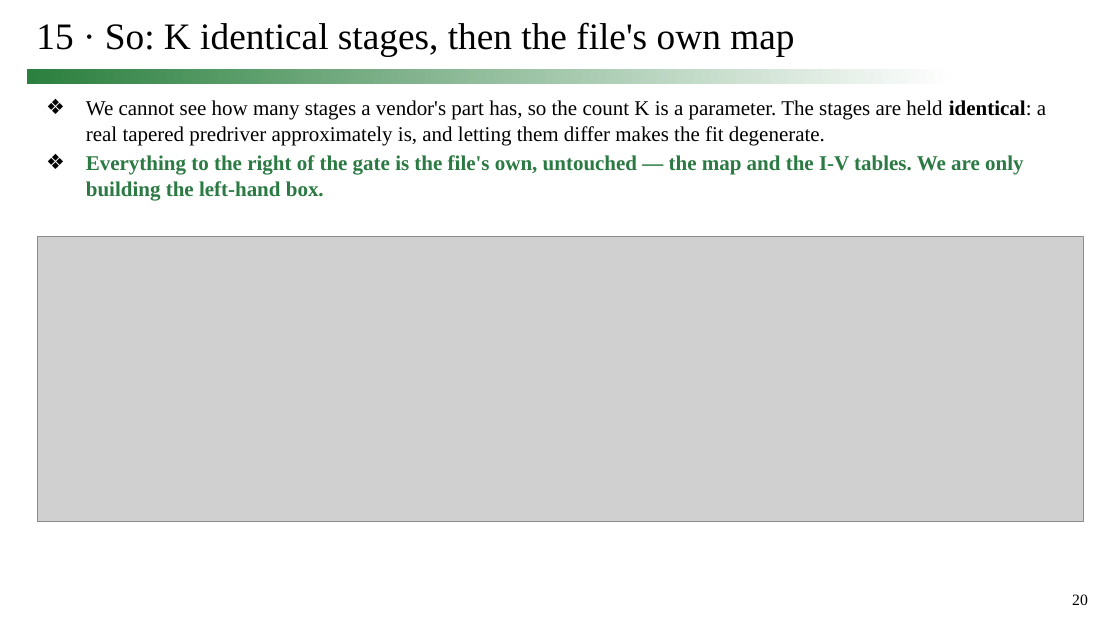
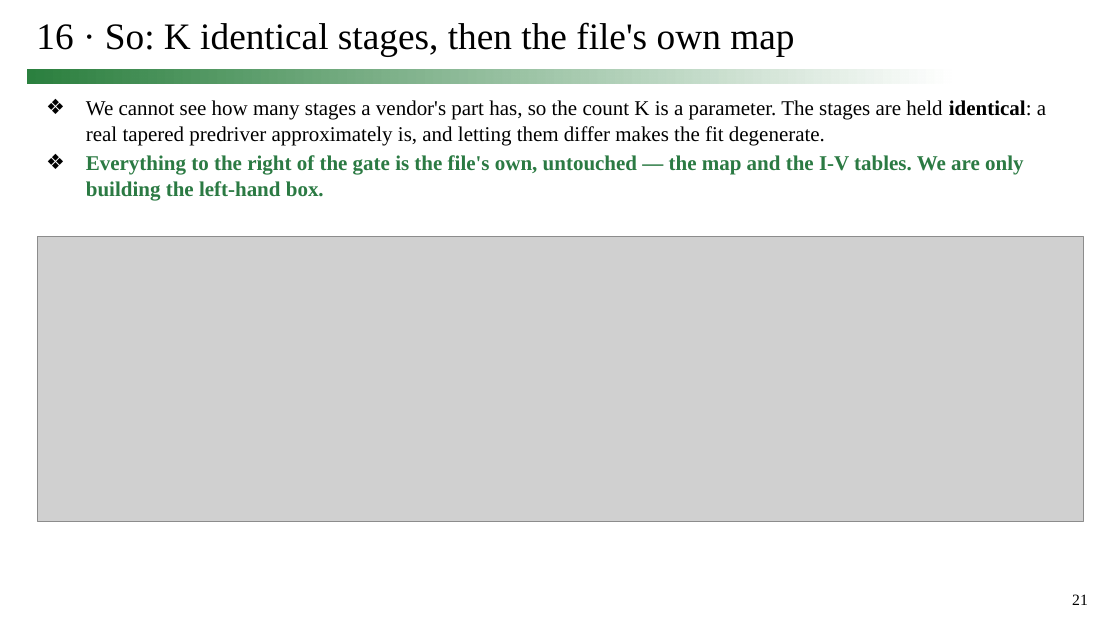
Before and after one commit to simon9721/ibis_comparison, a slide deck: slide 21 of results/meeting_deck_2026-09-24/0924_track1_story.pptx (slide 20 before the commit). Drawn at 1120x630 pixels with LibreOffice and Linux fonts; fonts in the diff are those of the drawing; grey boxes stand for pictures. Boxes give left, top, right and bottom in pixels: in the first picture for what was removed or moved away, otherwise in the second. Text is boxed around its words. In the diff, an @@ line names an element or a change of style, - is before the commit and + after.

```diff
--- a/results/meeting_deck_2026-09-24/0924_track1_story.pptx
+++ b/results/meeting_deck_2026-09-24/0924_track1_story.pptx
@@ title at (x1=36, y1=22, x2=794, y2=57): text changed @@
-15 · So: K identical stages, then the file's own map
+16 · So: K identical stages, then the file's own map
@@ page number at (x1=1072, y1=594, x2=1088, y2=605): text changed @@
-20
+21
```
Also in this commit, not shown: 13 other slides changed, 1 slide added, 5 other files.
